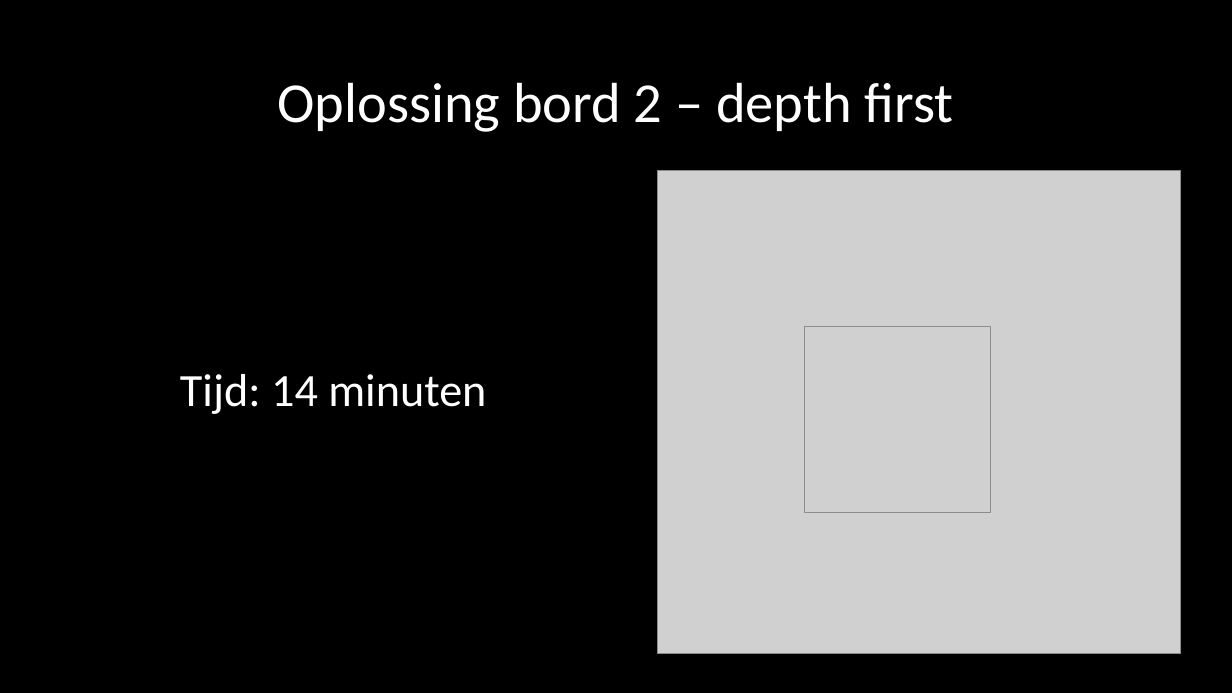
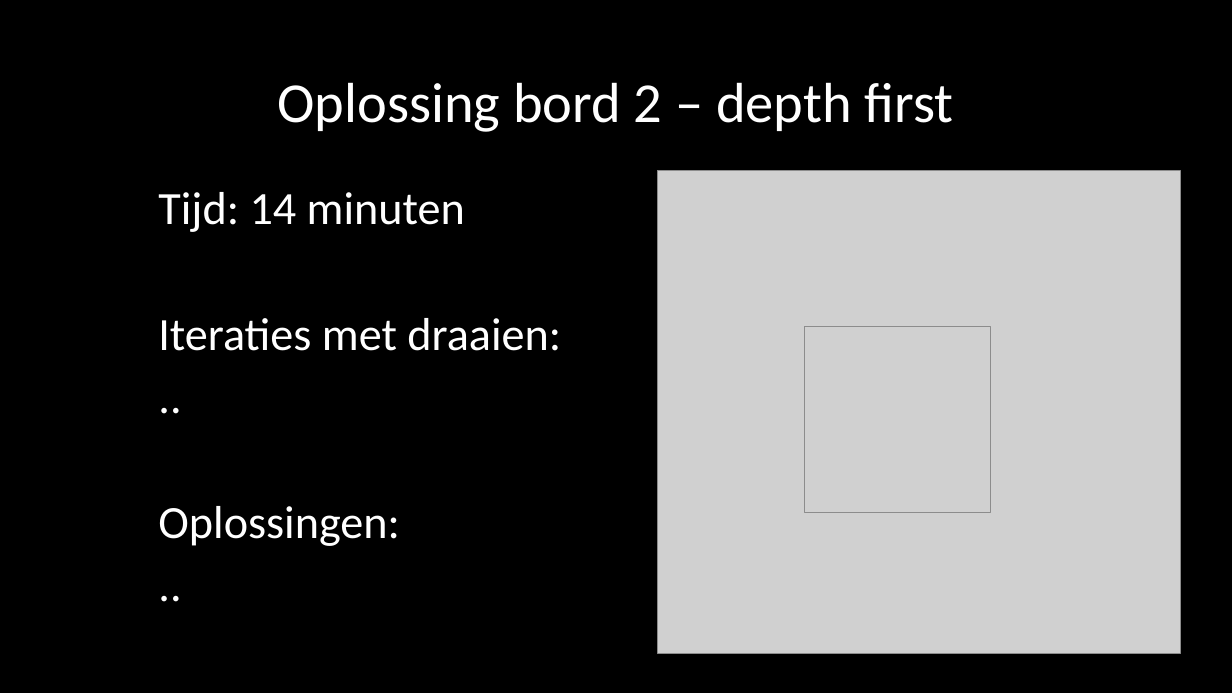
Before and after one commit to Kriandir/Inteamiderend, a slide deck: slide 12 of Presentatie3.pptx (slide 11 before the commit). Drawn at 1232x693 pixels with LibreOffice and Linux fonts; fonts in the diff are those of the drawing; grey boxes stand for pictures. Boxes give left, top, right and bottom in pixels: in the first picture for what was removed or moved away, otherwise in the second. Text is boxed around its words. In the diff, an @@ line names an element or a change of style, - is before the commit and + after.

```diff
--- a/Presentatie3.pptx
+++ b/Presentatie3.pptx
@@ text "Tijd: 14 minuten": place and size @@
-text "Tijd: 14 minuten" at <box>180,374,486,414</box>
+text "Tijd: 14 minuten" at <box>158,192,561,546</box>
@@ text at <box>158,318,561,546</box>: paragraphs added @@
+Iteraties met draaien:
+..
+Oplossingen:
+..
```
Also in this commit, not shown: 7 other slides changed, 6 slides added, 1 slide removed, 3 other files.
